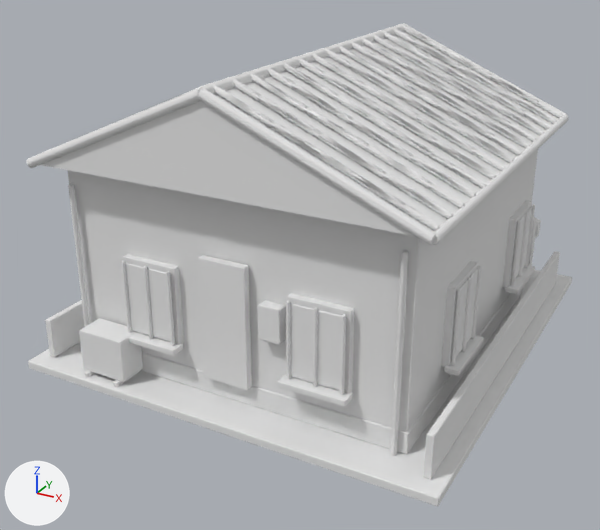
What one commit did to the OBJ model App/assets/buildings/residential/residential_003.obj.
Both versions are drawn from a camera (50 mm lens) standing at (5.85, -11.62, 6.78) and looking at (-0.19, -0.64, 1.29). The lights are fixed; the arrows at lower left show +X, +Y and +Z. The older version comes first. Where no turn or scale is listed for an object, it has been applied to the vertices.

Script lines for the objects in view, before the commit:
```python
mat_residential_013_baked = principled_material('residential_013_baked')
mat_residential_013_baked.base_color = (0.8, 0.8, 0.8)  # white #e7e7e7
mat_residential_013_baked.roughness = 1.0
me_residential_003 = bpy.data.meshes.new('residential_003')
me_residential_003.from_pydata(...)  # 6760 vertices, 16293 faces; spans x -3.41..3.41, y -3.7..3.7, z 0.0..4.74
me_residential_003.materials.append(mat_residential_013_baked)  # white #e7e7e7
ob_residential_003 = bpy.data.objects.new('residential_003', me_residential_003)
ob_residential_003.location = (0.0, 0.0, 0.0)
```
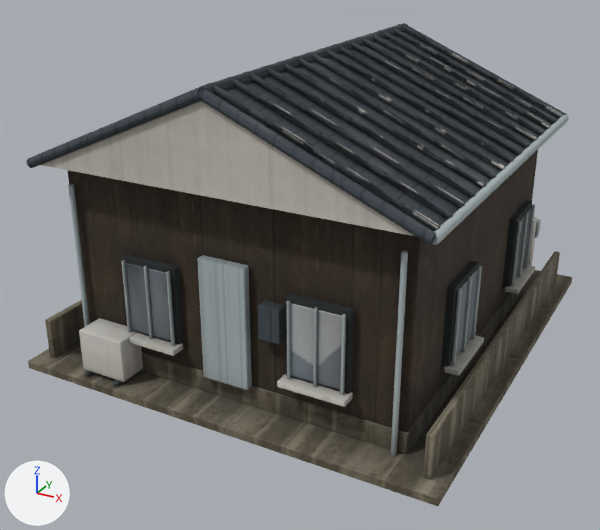
Patch to the scene script:
```diff
--- a/App/assets/buildings/residential/residential_003.obj.py
+++ b/App/assets/buildings/residential/residential_003.obj.py
@@ img_residential_013_diffuse_png @@
+img_residential_013_diffuse_png = load_image('residential_013_diffuse.png', 'residential_013_diffuse.png', 1024, 1024, 'sRGB')
@@ mat_residential_013_baked @@
 mat_residential_013_baked = principled_material('residential_013_baked')
-mat_residential_013_baked.base_color = (0.8, 0.8, 0.8)  # white #e7e7e7
-mat_residential_013_baked.roughness = 1.0
+mat_residential_013_baked.texture = img_residential_013_diffuse_png
+mat_residential_013_baked.roughness = 0.89
@@ me_residential_003 @@
 me_residential_003.from_pydata(...)  # 6760 vertices, 16293 faces; spans x -3.41..3.41, y -3.7..3.7, z 0.0..4.74
 # used by ob_residential_003; location = (0.0, 0.0, 0.0)
+# me_residential_003 part 1: texture (UV) coordinates of 16293 of 16293 faces, centred in x -3.41..3.41, y -3.7..3.7, z 0.0..4.74, changed; they spanned u 0.01..0.99, v 0.01..0.98 and now span u 0.0..0.99, v 0.0..0.99
 me_residential_003.materials.append(mat_residential_013_baked)
```

Changed parts and their boxes [x1, y1, x2, y2] in the pictures (600 x 530 px):
'residential_003', surface changed (white to grey)
    both: [26, 23, 572, 506]
